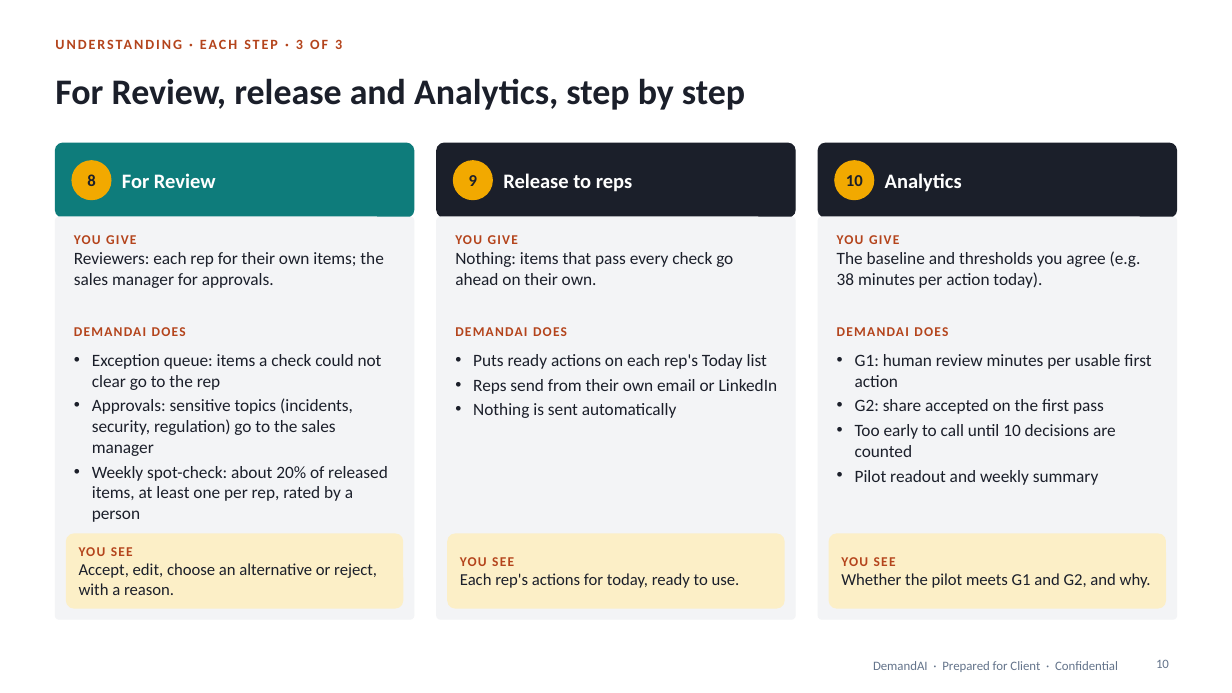
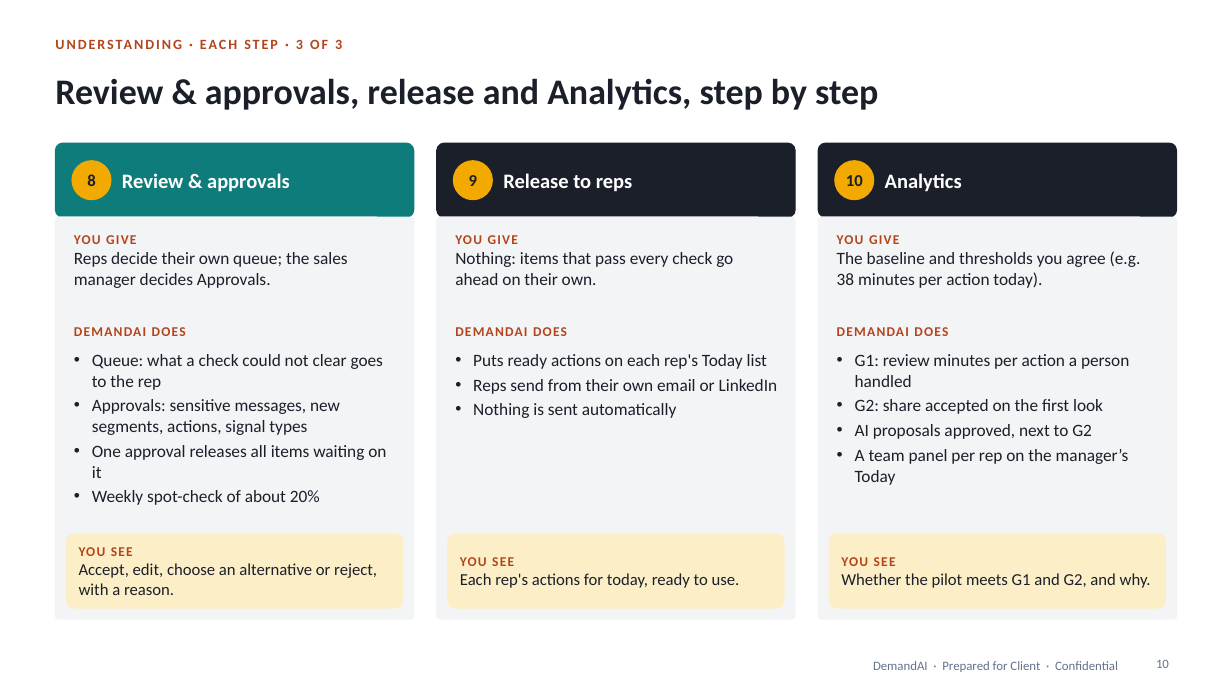
Before and after one commit to shantanusharma-commits/Demand-AI---POC, a slide deck: slide 10 of proposal/DemandAI_Pilot_Proposal.pptx. Drawn at 1232x693 pixels with LibreOffice and Linux fonts; fonts in the diff are those of the drawing. Boxes give left, top, right and bottom in pixels: in the first picture for what was removed or moved away, otherwise in the second. Text is boxed around its words. In the diff, an @@ line names an element or a change of style, - is before the commit and + after.

```diff
--- a/proposal/DemandAI_Pilot_Proposal.pptx
+++ b/proposal/DemandAI_Pilot_Proposal.pptx
@@ title at bbox=[55, 78, 878, 110]: text changed @@
-For Review, release and Analytics, step by step
+Review & approvals, release and Analytics, step by step
@@ text at bbox=[122, 173, 290, 192]: text changed @@
-For Review
+Review & approvals
@@ text at bbox=[74, 252, 347, 288]: text changed @@
-Reviewers: each rep for their own items; the sales manager for approvals.
+Reps decide their own queue; the sales manager decides Approvals.
@@ text at bbox=[92, 354, 386, 505]: text changed @@
-• Exception queue: items a check could not clear go to the rep
-• Approvals: sensitive topics (incidents, security, regulation) go to the sales manager
-• Weekly spot-check: about 20% of released items, at least one per rep, rated by a person
+• Queue: what a check could not clear goes to the rep
+• Approvals: sensitive messages, new segments, actions, signal types
+• One approval releases all items waiting on it
+• Weekly spot-check of about 20%
@@ text at bbox=[855, 354, 1129, 485]: text changed @@
-• G1: human review minutes per usable first action
-• G2: share accepted on the first pass
-• Too early to call until 10 decisions are counted
-• Pilot readout and weekly summary
+• G1: review minutes per action a person handled
+• G2: share accepted on the first look
+• AI proposals approved, next to G2
+• A team panel per rep on the manager’s Today
```
Also in this commit, not shown: 11 other slides changed, 1 slide added, 1 other file.
